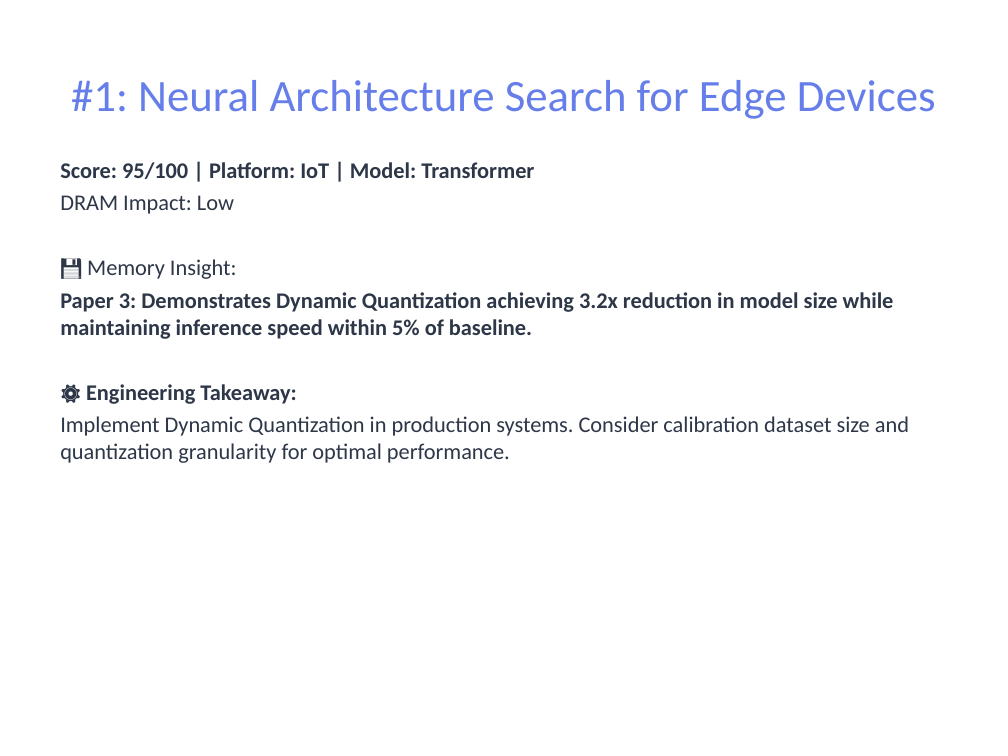
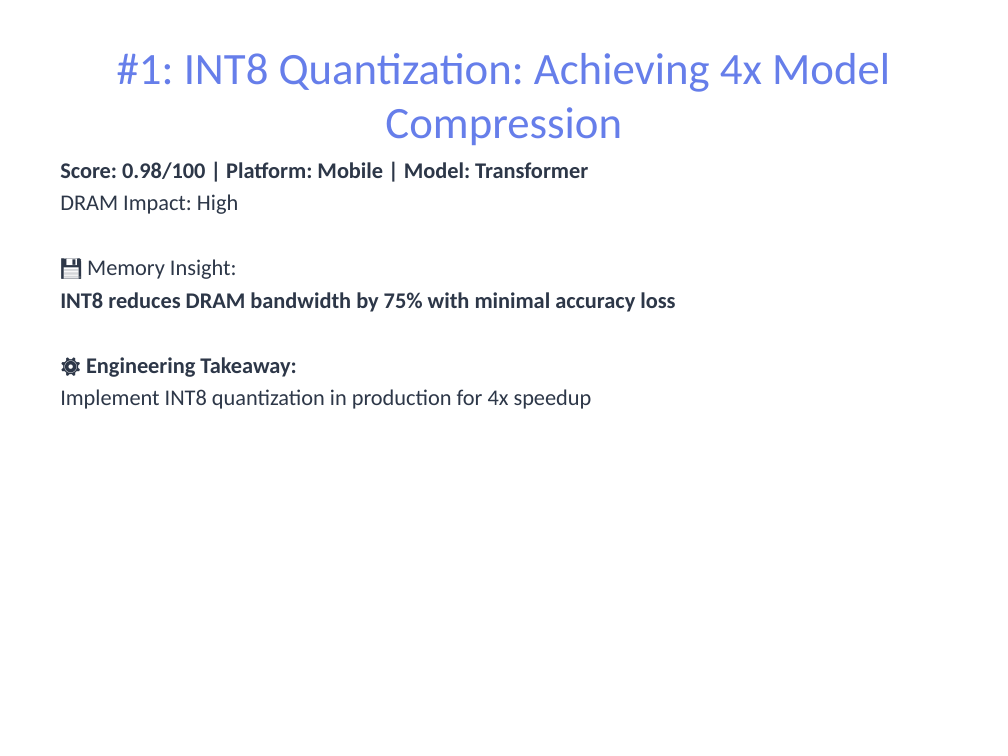
Before and after one commit to pbtsvinaysukhesh/dea-genai-agent, a slide deck: slide 4 of results/reports/report.pptx. Drawn at 1008x756 pixels with LibreOffice and Linux fonts; fonts in the diff are those of the drawing. Boxes give left, top, right and bottom in pixels: in the first picture for what was removed or moved away, otherwise in the second. Text is boxed around its words. In the diff, an @@ line names an element or a change of style, - is before the commit and + after.

```diff
--- a/results/reports/report.pptx
+++ b/results/reports/report.pptx
@@ title at box(117, 53, 890, 145): text changed @@
-#1: Neural Architecture Search for Edge Devices
+#1: INT8 Quantization: Achieving 4x Model Compression
@@ text at box(60, 162, 588, 214): text changed @@
-Score: 95/100 | Platform: IoT | Model: Transformer
-DRAM Impact: Low
+Score: 0.98/100 | Platform: Mobile | Model: Transformer
+DRAM Impact: High
@@ text at box(60, 292, 675, 312): text changed @@
-Paper 3: Demonstrates Dynamic Quantization achieving 3.2x reduction in model size while maintaining inference speed within 5% of baseline.
+INT8 reduces DRAM bandwidth by 75% with minimal accuracy loss
@@ text at box(60, 389, 592, 409): text changed @@
-Implement Dynamic Quantization in production systems. Consider calibration dataset size and quantization granularity for optimal performance.
+Implement INT8 quantization in production for 4x speedup
```
Also in this commit, not shown: 9 other slides changed, 1 slide added, 1 slide removed, 6 other files.
